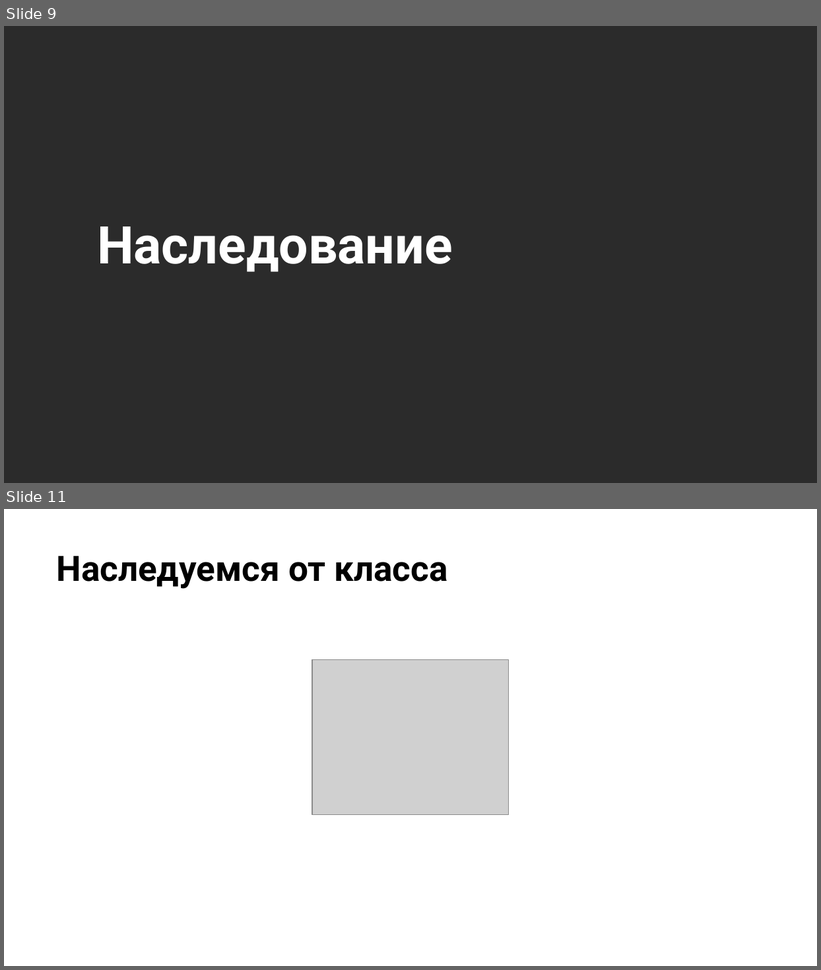
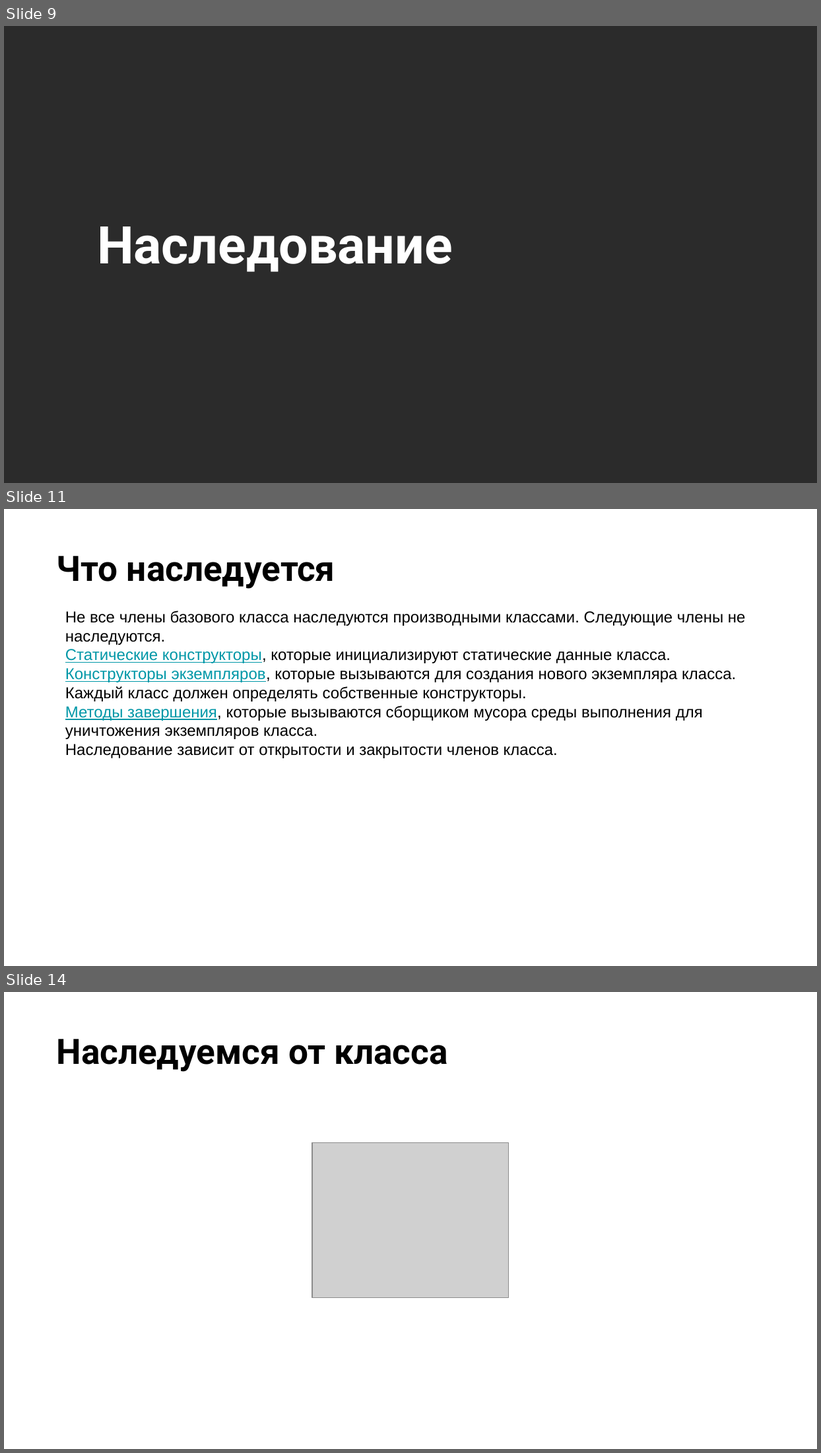
Before and after one commit to NilovPavel/OOP, a slide deck: ООП.pptx. Shown one above the other, each under a label of ours: slides 9 and 11 before the commit, slides 9, 11 and 14 after it; the slides between them are not shown. The pictures are 821x970 and 821x1453 pixels, drawn with LibreOffice and Linux fonts; fonts in the diff are those of the drawing; grey boxes stand for pictures; background and template pictures are left out; a plain dark background stands for a picture behind light text. Boxes give left, top, right and bottom in pixels: in the first picture for what was removed or moved away, otherwise in the second. Text is boxed around its words. In the diff, an @@ line names an element or a change of style, - is before the commit and + after.

```diff
--- a/ООП.pptx
+++ b/ООП.pptx
@@ slide 11 added at [4, 509, 817, 966], background picture (left out) @@
@@ title added at [57, 556, 335, 589], 31 pt, text #000000, bold @@
+Что наследуется
@@ text added at [65, 611, 746, 758], 14 pt, text #000000 @@
+Не все члены базового класса наследуются производными классами. Следующие члены не наследуются.
+Статические конструкторы, которые инициализируют статические данные класса.
+Конструкторы экземпляров, которые вызываются для создания нового экземпляра класса. Каждый класс должен определять собственные конструкторы.
+Методы завершения, которые вызываются сборщиком мусора среды выполнения для уничтожения экземпляров класса.
+Наследование зависит от открытости и закрытости членов класса.
@@ what was slide 11 is now slide 14 @@
```
Also in this commit, not shown: 3 other slides added, 1 slide removed, 4 other files.
